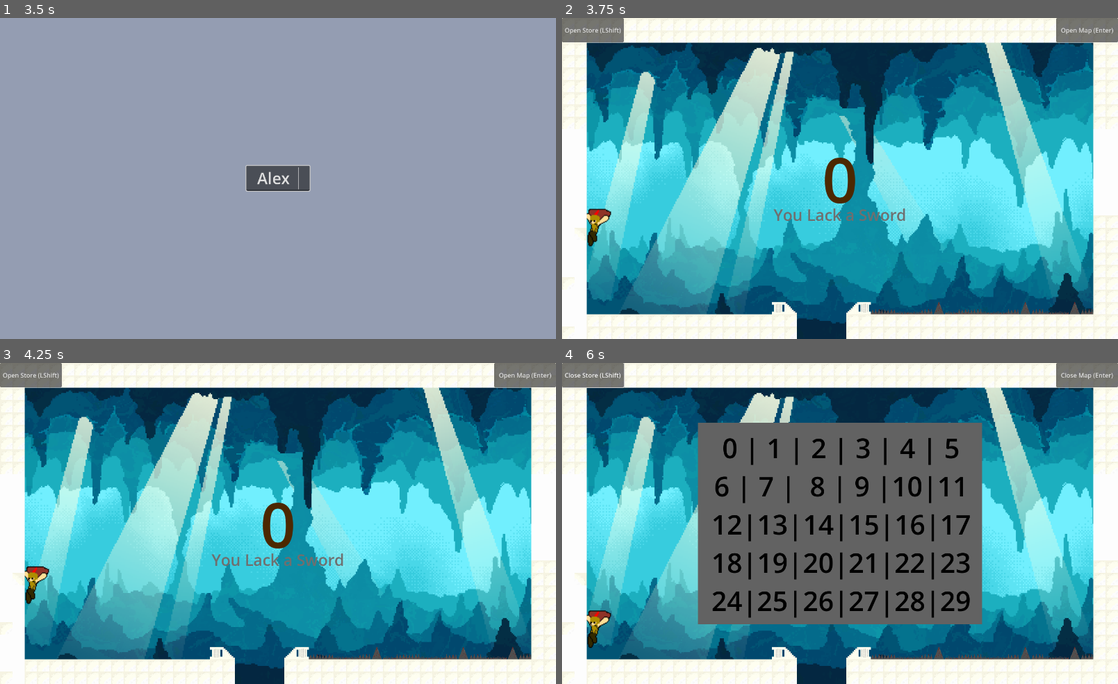
Above: before the commit, frames 1-4 (two rows, left to right).
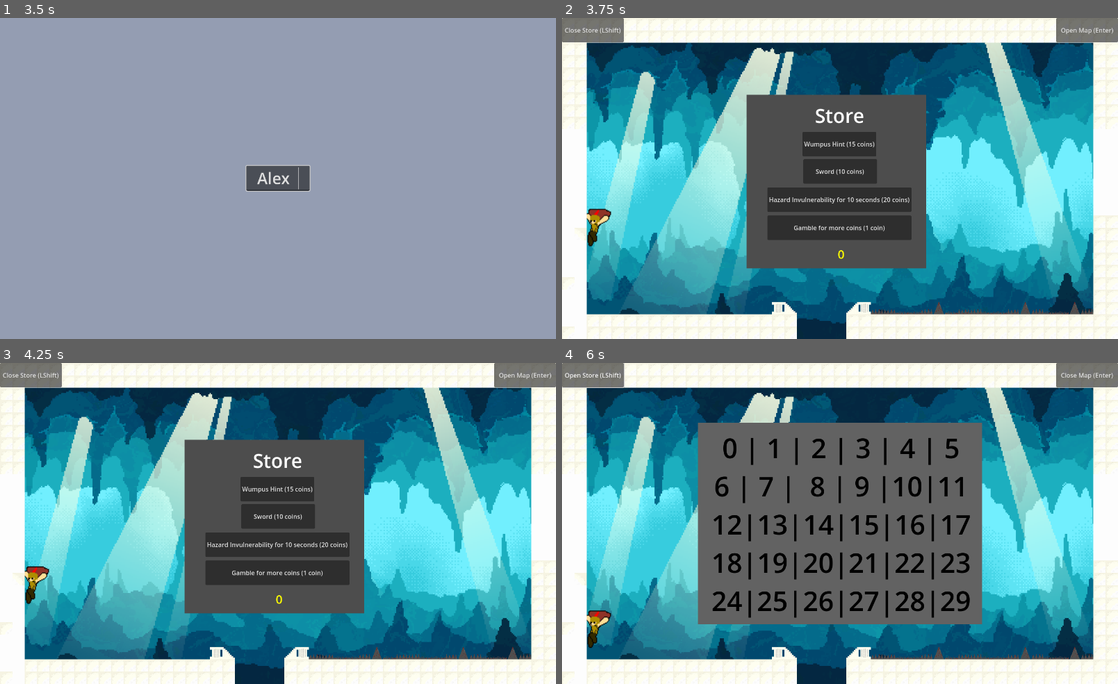
Above: after the commit, the same moments.

Repository: GCpeeper/HuntTheWampus
Game: Godot game, scene res://Scenes/intro.tscn
Two runs of this game, one before a commit and one after it. Both use one fixed random seed, a clock stepped at 60 frames per second and the inputs below.
Inputs (mouse positions are in pixels of both pictures, inside the frame that each line leads up to):
- Up to frame 1 (3.5 s): tap Enter (open map) at 0.5 s; hold Right (right) 0.53-1.25 s; tap Shift (open store) at 0.6, 2.85 s; tap Space (jump) at 0.77, 2.75, 3.02 s; click "New Game" at 1.25 s; click (278, 178) at 2.02 s; type "Alex" at 2.1 s; hold Right (right) from 2.78 s (still down)
- Up to frame 2 (3.75 s): tap Enter (open map) at 3.5 s; release Right (right) at 3.53 s; hold Left (left) from 3.53 s (still down); tap Shift (open store) at 3.6 s
- Up to frame 3 (4.25 s): keep holding Left (left)
- Up to frame 4 (6 s): release Left (left) at 4.25 s; click "Open Map (Enter)" at 4.25 s; click "Open Store (LShift)" (after the commit: "Close Store (LShift)") at 5 s; click (840, 488) at 5.75 s, where only the run before the commit has a clickable "Wumpus Hint (15 coins)"

Frame 1 is identical in both runs. In frame 2, 18% of the frame differs, in the area x 1-66%, y 3-79%; in frame 3, 18%; in frame 4, less than 0.1%.

Commit message:
fixing up random things and commenting out the prints so they dont mess up the executable version

Diff:
--- a/wampus-game/Scenes/map.tscn
+++ b/wampus-game/Scenes/map.tscn
@@ -141,6 +141,7 @@
 one_shot = true
 
 [node name="Store ui" type="CanvasLayer" parent="."]
+visible = false
 
 [node name="Control" type="Control" parent="Store ui"]
 layout_mode = 3
@@ -210,9 +211,9 @@
 anchor_right = 0.5
 anchor_bottom = 0.5
 offset_left = -188.0
-offset_top = 25.0
+offset_top = 23.0
 offset_right = 185.0
-offset_bottom = 88.5
+offset_bottom = 86.5
 grow_horizontal = 2
 grow_vertical = 2
 text = "Hazard Invulnerability for 10 seconds (20 coins)"
--- a/wampus-game/Scripts/coin.gd
+++ b/wampus-game/Scripts/coin.gd
@@ -3,6 +3,6 @@
 
 func _on_body_entered(body: Node2D) -> void:
 	if "coins" in body:
-		print("coin collected")
+		#print("coin collected")
 		body.coins += 1
 		queue_free()
--- a/wampus-game/Scripts/map.gd
+++ b/wampus-game/Scripts/map.gd
@@ -454,15 +454,15 @@
 			wumpus = true
 			wumpusSelected = true
 			wumpusLocation = roomsPresent-1
-			print("wampus is in a " + str(roomsPresent-1))
+			#print("wampus is in a " + str(roomsPresent-1))
 		if randi_range(0,11) > 8 and hazardsLeft > 0:
 			hazardsLeft -= 1
 			hazard = randi_range(0,1) # 0 means bats, 1 means pit
-			print("hazard in " + str(roomsPresent-1))
+			#print("hazard in " + str(roomsPresent-1))
 		if swordsLeft > 0 and randi_range(0,3) > 1: # Setting up swords, should be at most 10 in the cave
 			swordsLeft -= 1
 			sword = 1
-			print("theres a sword in " + str(roomsPresent-1))
+			#print("theres a sword in " + str(roomsPresent-1))
 	return([null,null,null,null,tileset,wumpus,hazard,sword,roomsPresent-1])
 
 func _ready() -> void:
@@ -507,7 +507,7 @@
 		roomList[randi_range(0,4)][randi_range(0,5)][6] = 0 # Moving bats to another room
 		curRoom = roomList[randi_range(0,4)][randi_range(0,5)]
 		curRoom[6] = -1 # Making sure it doesn't send you straight into other hazards
-		print("new room is " + str(curRoom[8]))
+		#print("new room is " + str(curRoom[8]))
 		enterRoom(4)
 		$Character.taking_input = true
 	elif hazard == 1:
@@ -528,11 +528,11 @@
 			wumpus._animation_player.play("wampus hit")
 		else:
 			wumpus._animation_player.play("wampus defeated")
-			print("YOU WON")
+			#print("YOU WON")
 			Global.makeScore($Character.coins,travels)
 	else:
 		wumpus._animation_player.play("wampus not hit")
-		print("YOU DIED")
+		#print("YOU DIED")
 	await get_tree().create_timer(6).timeout
 	wumpus.queue_free()
 	wumpusHealth -= 1
@@ -578,7 +578,7 @@
 				$Character.position = Vector2(60, 530)
 			4:
 				$Character.position = Vector2(724,422)
-		print(curRoom[5])
+		#print(curRoom[5])
 		$"CanvasLayer/Labels for Directions/Current Room".text = str(curRoom[8])
 		$Character.smelling = false
 		$Character.hearing = false
@@ -607,7 +607,7 @@
 			$Character.hearing = true
 		elif curRoom[3]!=null and curRoom[3][6] == 1:
 			$Character.feeling = true
-		if doneWithHazard:
+		if doneWithHazard and $"Hazard Timer".time_left == 0:
 			$"Hazard Timer".start()
 
 func _on_character_exit_room(direction: Variant) -> void:
--- a/wampus-game/Scripts/parallax_control.gd
+++ b/wampus-game/Scripts/parallax_control.gd
@@ -6,4 +6,4 @@
 func offset():
 	for part in get_children():
 		part.offset.x += randi_range(-20,20)
-		print(part.offset.x)
+		#print(part.offset.x)
--- a/wampus-game/Scripts/pit.gd
+++ b/wampus-game/Scripts/pit.gd
@@ -45,10 +45,10 @@
 func some_button_pressed(button):
 	player.coins -= 1
 	if buttonList.get(button) == (riddleList[riddleChoice])[5]:
-		print("yeah")
+		#print("yeah")
 		success()
 	else:
-		print("nah")
+		#print("nah")
 		failure()
 
 # Called every frame. 'delta' is the elapsed time since the previous frame.
@@ -113,8 +113,8 @@
 func _on_timer_timeout() -> void:
 	bubble.visible = false
 	animation_player.play("idle")
-	print("tries" + str(tries))
-	print("correct tries" + str(correctTries))
+	#print("tries" + str(tries))
+	#print("correct tries" + str(correctTries))
 	announcement.hide()
 	announcement2.hide()
 	question.show()
--- a/wampus-game/Scripts/sword.gd
+++ b/wampus-game/Scripts/sword.gd
@@ -5,6 +5,6 @@
 	if "has_sword" in body:
 		if !body.has_sword:
 			body.has_sword = true
-			print("got sword")
+			#print("got sword")
 			get_parent().get_parent().remove_sword()
 			queue_free()
